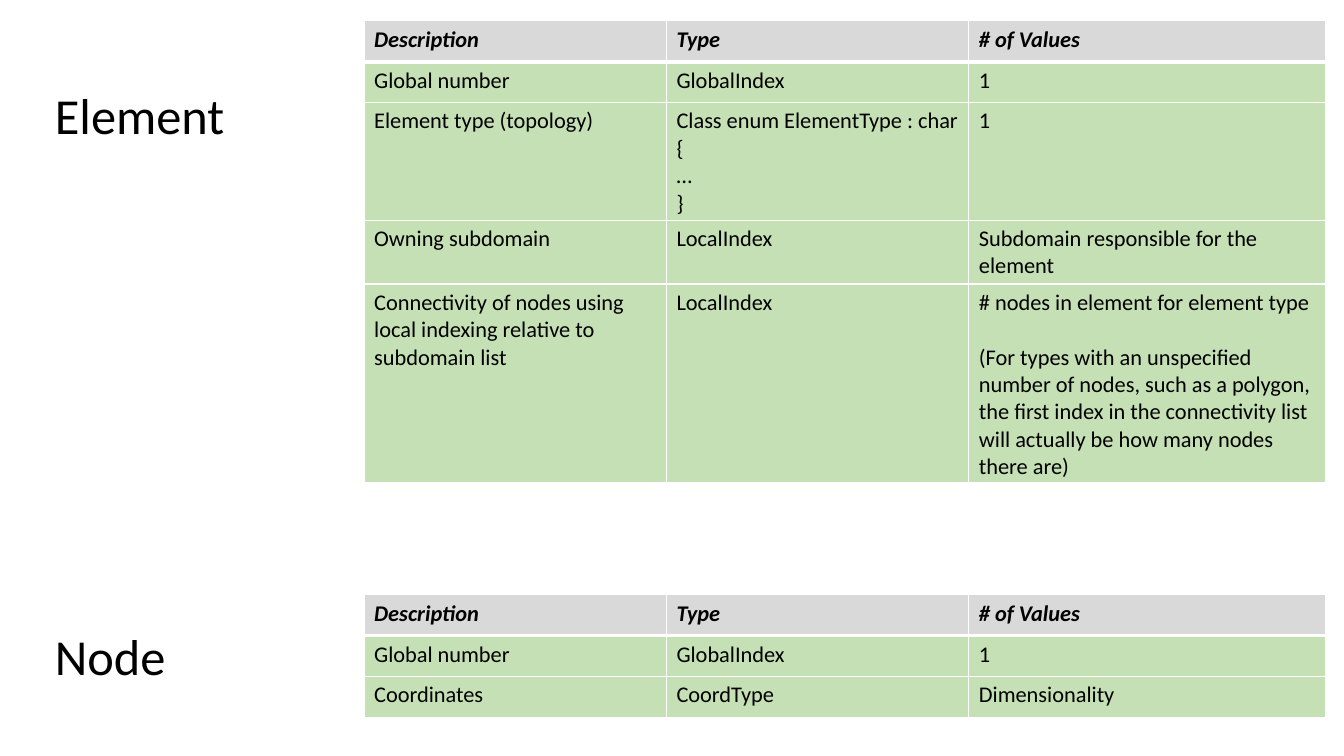
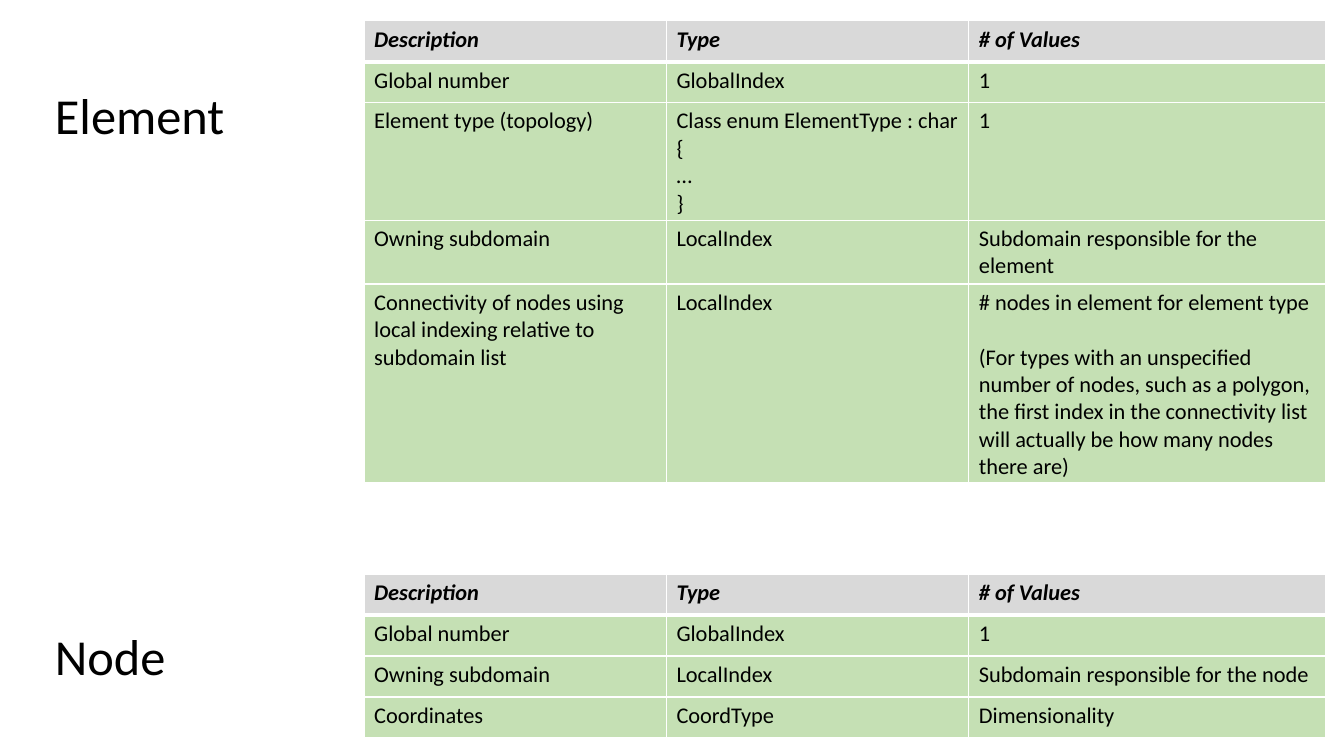
Before and after one commit to afrl/sheff-fea-io, a slide deck: slide 14 of docs/FormatSpecification.pptx (slide 13 before the commit). Drawn at 1344x756 pixels with LibreOffice and Linux fonts; fonts in the diff are those of the drawing. Boxes give left, top, right and bottom in pixels: in the first picture for what was removed or moved away, otherwise in the second. Text is boxed around its words. In the diff, an @@ line names an element or a change of style, - is before the commit and + after.

```diff
--- a/docs/FormatSpecification.pptx
+++ b/docs/FormatSpecification.pptx
@@ table at box(364, 575, 1326, 738) @@
+row 3: Owning subdomain | LocalIndex | Subdomain responsible for the node
@@ table: place and size @@
-table at box(364, 595, 1326, 718)
+table at box(364, 575, 1326, 738)
```
Also in this commit, not shown: 3 other slides changed, 1 slide added, 7 other files.
